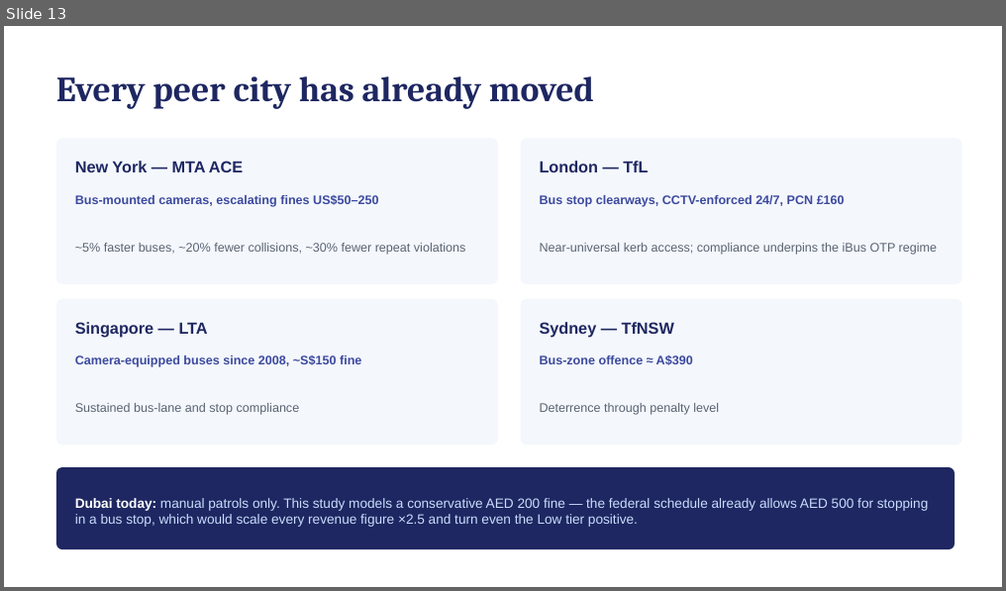
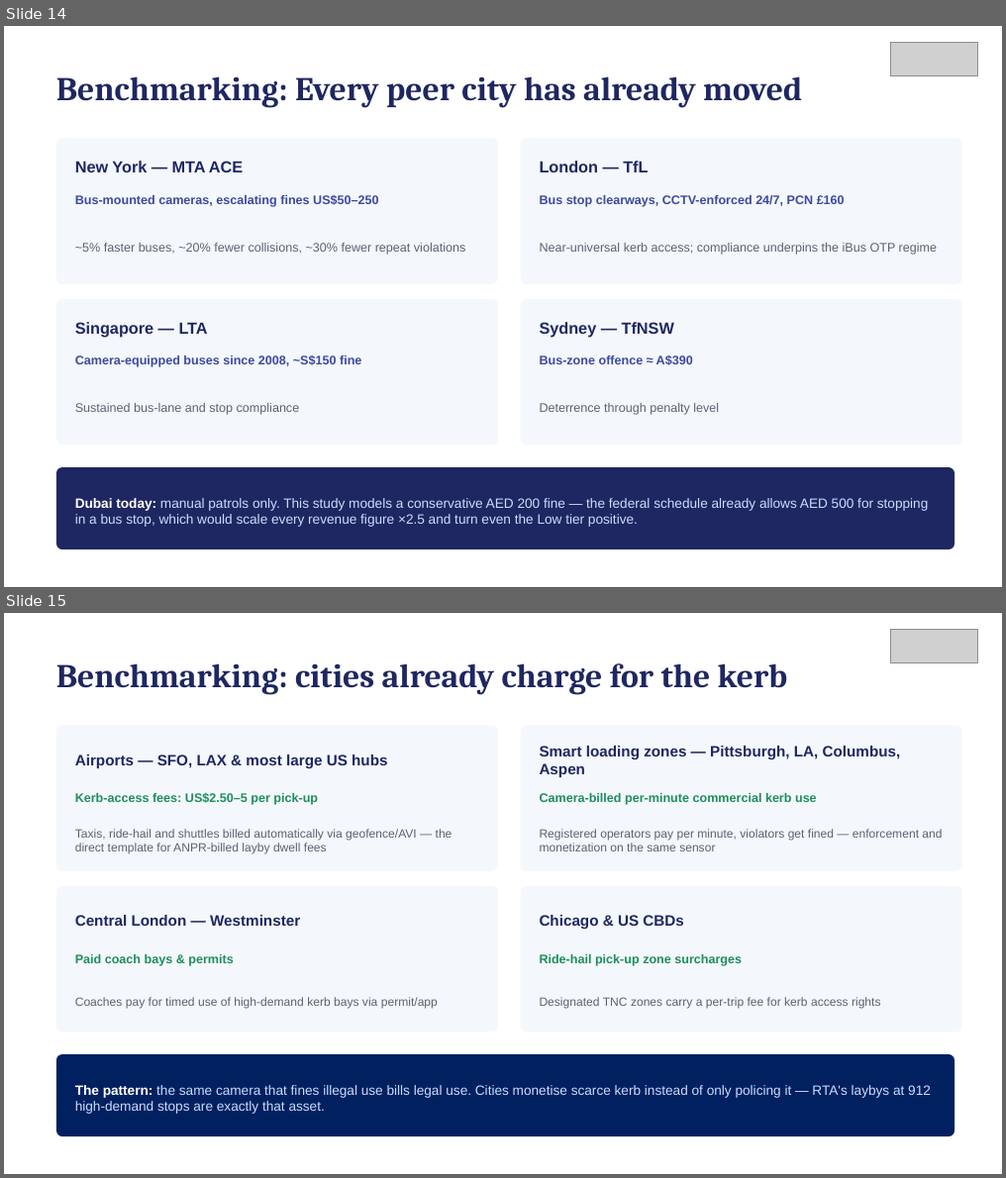
Before and after one commit to reghuae/gtfslatest, a slide deck: presentation/CEO_Bus_Stop_Enforcement.pptx. Shown one above the other, each under a label of ours: slide 13 before the commit, slides 14 and 15 after it. The pictures are 1006x591 and 1006x1178 pixels, drawn with LibreOffice and Linux fonts; fonts in the diff are those of the drawing; grey boxes stand for pictures. Boxes give left, top, right and bottom in pixels: in the first picture for what was removed or moved away, otherwise in the second. Text is boxed around its words. In the diff, an @@ line names an element or a change of style, - is before the commit and + after.

```diff
--- a/presentation/CEO_Bus_Stop_Enforcement.pptx
+++ b/presentation/CEO_Bus_Stop_Enforcement.pptx
@@ slide 15 added at <box>4,613,1002,1174</box>, background #FFFFFF @@
@@ picture added at <box>891,630,978,663</box> @@
@@ text added at <box>56,663,788,695</box>, 32 pt, text #1E2761, bold @@
+Benchmarking: cities already charge for the kerb
@@ rounded rectangle added at <box>56,725,498,871</box>, fill #F4F7FC @@
@@ rounded rectangle added at <box>521,725,962,871</box>, fill #F4F7FC @@
@@ text added at <box>75,755,387,768</box>, 14.5 pt, text #1E2761, bold @@
+Airports — SFO, LAX & most large US hubs
@@ text added at <box>540,746,901,777</box>, 14.5 pt, text #1E2761, bold @@
+Smart loading zones — Pittsburgh, LA, Columbus, Aspen
@@ text added at <box>75,792,318,805</box>, 12 pt, text #1E8E5A, bold @@
+Kerb-access fees: US$2.50–5 per pick-up
@@ text added at <box>540,793,817,805</box>, 12 pt, text #1E8E5A, bold @@
+Camera-billed per-minute commercial kerb use
@@ text added at <box>75,829,452,855</box>, 11.5 pt, text #5A6472 @@
+Taxis, ride-hail and shuttles billed automatically via geofence/AVI — the direct template for ANPR-billed layby dwell fees
@@ text added at <box>540,829,942,852</box>, 11.5 pt, text #5A6472 @@
+Registered operators pay per minute, violators get fined — enforcement and monetization on the same sensor
@@ rounded rectangle added at <box>56,886,498,1032</box>, fill #F4F7FC @@
@@ rounded rectangle added at <box>521,886,962,1032</box>, fill #F4F7FC @@
@@ text added at <box>75,915,300,926</box>, 14.5 pt, text #1E2761, bold @@
+Central London — Westminster
@@ text added at <box>540,915,683,929</box>, 14.5 pt, text #1E2761, bold @@
+Chicago & US CBDs
@@ text added at <box>75,955,233,966</box>, 12 pt, text #1E8E5A, bold @@
+Paid coach bays & permits
@@ text added at <box>540,955,742,966</box>, 12 pt, text #1E8E5A, bold @@
+Ride-hail pick-up zone surcharges
@@ text added at <box>75,997,438,1008</box>, 11.5 pt, text #5A6472 @@
+Coaches pay for timed use of high-demand kerb bays via permit/app
@@ text added at <box>540,997,881,1008</box>, 11.5 pt, text #5A6472 @@
+Designated TNC zones carry a per-trip fee for kerb access rights
@@ rounded rectangle added at <box>56,1055,954,1137</box>, fill #002060 @@
@@ text added at <box>75,1085,931,1114</box>, 13 pt, text #CADCFC @@
+The pattern: the same camera that fines illegal use bills legal use. Cities monetise scarce kerb instead of only policing it — RTA's laybys at 912 high-demand stops are exactly that asset.
@@ what was slide 13 is now slide 14 @@
@@ slide 14 changed as well @@
@@ picture added at <box>891,43,978,76</box> @@
@@ text at <box>56,76,802,108</box>: text changed; size 34 to 32 pt @@
-Every peer city has already moved
+Benchmarking: Every peer city has already moved
```
Also in this commit, not shown: 11 other slides changed, 3 other slides added, 2 slides removed, 6 other files.
